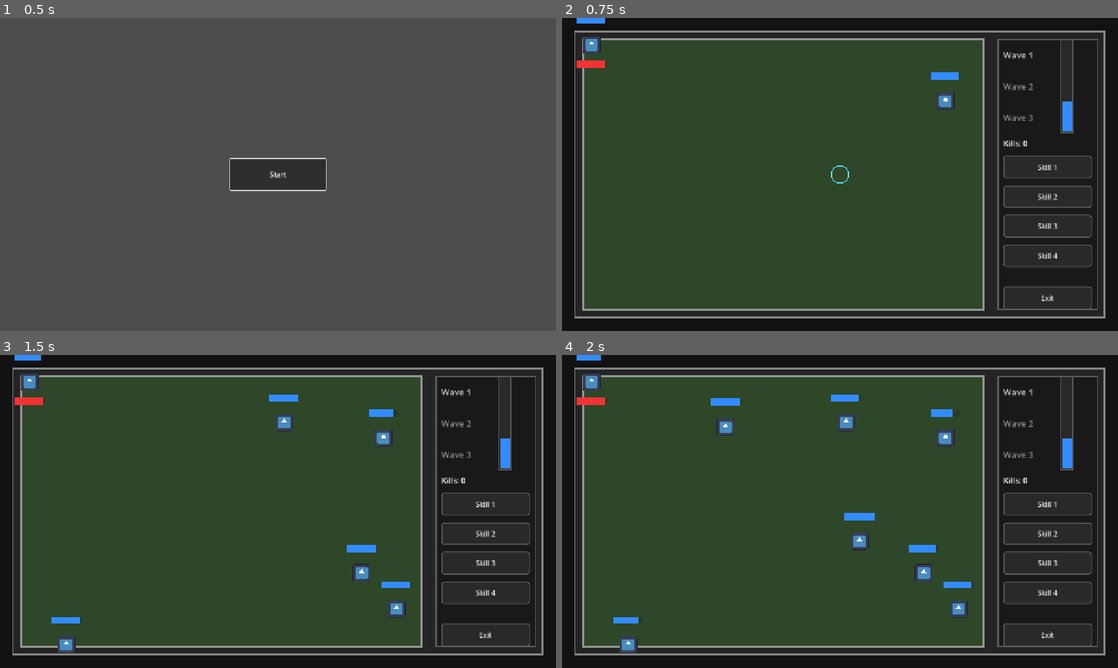
Above: before the commit, frames 1-4 (two rows, left to right).
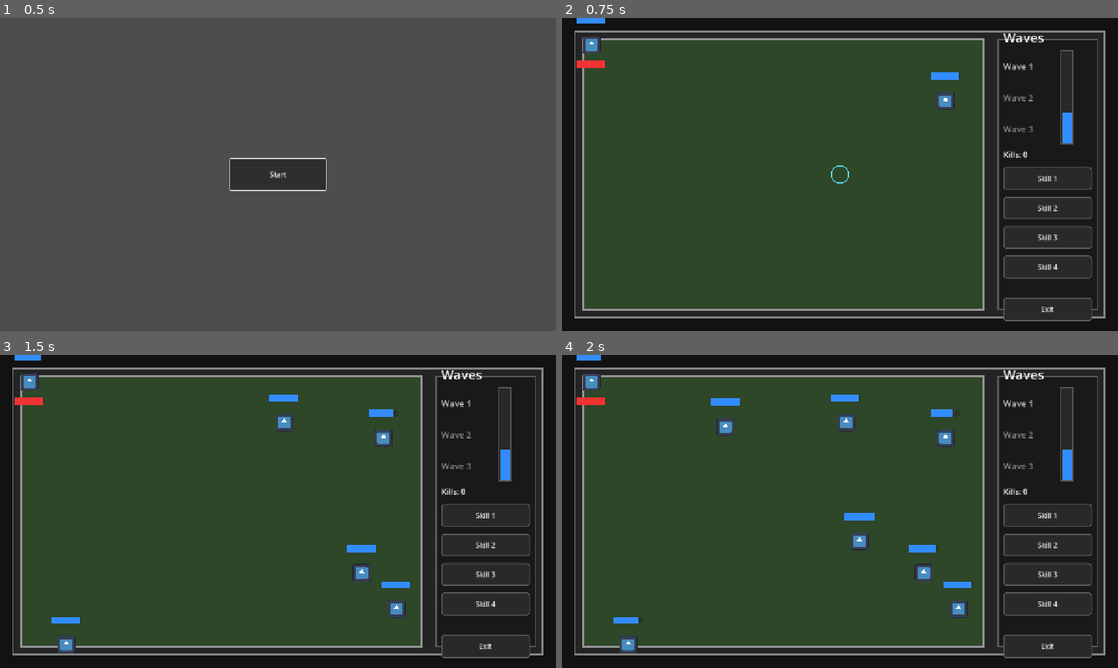
Above: after the commit, the same moments.

Repository: Tapot/ld59
Game: Godot game, scene res://scenes/flow/main_menu.tscn
Two runs of this game, one before a commit and one after it. Both use one fixed random seed, a clock stepped at 60 frames per second and the inputs below. Before the commit the project starts from res://scenes/main.tscn. The engine's default icon, where the game draws it, is replaced by a stand-in: a white triangle on a blue panel in a dark square.
Inputs:
- Up to frame 1 (0.5 s): no input
- Up to frame 2 (0.75 s): click "Start" at 0.5 s
- Up to frame 3 (1.5 s): click "Skill 1" at 1.25 s
- Up to frame 4 (2 s): no input

Frame 1 is identical in both runs. In frame 2, 2.3% of the frame differs, in the area x 79-96%, y 4-97%; in frame 3, 2.3%; in frame 4, 2.3%.

Commit message:
some refactoring

Diff:
--- a/project.godot
+++ b/project.godot
@@ -12,7 +12,7 @@
 
 config/name="ld59"
 config/description="Jam-ready Godot project configured for desktop and itch.io exports."
-run/main_scene="res://scenes/main.tscn"
+run/main_scene="res://scenes/flow/main_menu.tscn"
 config/features=PackedStringArray("4.6", "GL Compatibility")
 config/icon="res://icon.svg"
 
@@ -21,7 +21,6 @@
 window/size/viewport_width=1280
 window/size/viewport_height=720
 window/stretch/mode="canvas_items"
-window/stretch/aspect="keep"
 
 [physics]
 
--- a/scenes/game.tscn
+++ b/scenes/flow/game.tscn
@@ -1,9 +1,9 @@
 [gd_scene load_steps=6 format=3 uid="uid://c7e1dbxghm7f6"]
 
-[ext_resource type="Script" path="res://scripts/game.gd" id="1_7lgk1"]
-[ext_resource type="PackedScene" path="res://scenes/monster_spawner.tscn" id="2_ortxj"]
-[ext_resource type="PackedScene" path="res://scenes/player_attack.tscn" id="3_0p8uj"]
-[ext_resource type="PackedScene" path="res://scenes/side_panel.tscn" id="4_tac4v"]
+[ext_resource type="Script" path="res://scripts/flow/game.gd" id="1_7lgk1"]
+[ext_resource type="PackedScene" path="res://scenes/gameplay/monsters/monster_spawner.tscn" id="2_ortxj"]
+[ext_resource type="PackedScene" path="res://scenes/gameplay/combat/player_attack.tscn" id="3_0p8uj"]
+[ext_resource type="PackedScene" path="res://scenes/ui/panels/side_panel.tscn" id="4_tac4v"]
 
 [sub_resource type="StyleBoxFlat" id="StyleBoxFlat_outer_frame"]
 bg_color = Color(0.14, 0.14, 0.14, 1)
--- a/scenes/main.tscn
+++ b/scenes/flow/main_menu.tscn
@@ -1,6 +1,6 @@
 [gd_scene format=3 uid="uid://hev5get3cdch"]
 
-[ext_resource type="Script" uid="uid://e7tfpn5m1xb8" path="res://scripts/main_menu.gd" id="1_m6xgh"]
+[ext_resource type="Script" path="res://scripts/flow/main_menu.gd" id="1_m6xgh"]
 
 [node name="Main" type="Control" unique_id=1362988444]
 layout_mode = 3
--- a/scenes/player_attack.tscn
+++ b/scenes/gameplay/combat/player_attack.tscn
@@ -1,6 +1,6 @@
 [gd_scene format=3 uid="uid://dapf5s62dvs6b"]
 
-[ext_resource type="Script" path="res://scripts/player_attack.gd" id="1_j4upo"]
+[ext_resource type="Script" path="res://scripts/gameplay/combat/player_attack.gd" id="1_j4upo"]
 
 [sub_resource type="CircleShape2D" id="CircleShape2D_q1an7"]
 radius = 20.0
--- a/scenes/monster.tscn
+++ b/scenes/gameplay/monsters/monster.tscn
@@ -1,6 +1,6 @@
 [gd_scene load_steps=5 format=3 uid="uid://1yap0r6rcpm0"]
 
-[ext_resource type="Script" uid="uid://gkwqxoca1w5j" path="res://scripts/monster.gd" id="1_kofnl"]
+[ext_resource type="Script" path="res://scripts/gameplay/monsters/monster.gd" id="1_kofnl"]
 [ext_resource type="Texture2D" uid="uid://bwjo61mfxng88" path="res://icon.svg" id="2_5ir18"]
 
 [sub_resource type="CircleShape2D" id="CircleShape2D_h6n5d"]
--- a/scenes/monster_spawner.tscn
+++ b/scenes/gameplay/monsters/monster_spawner.tscn
@@ -1,6 +1,6 @@
 [gd_scene format=3 uid="uid://bpoa7e3383ldj"]
 
-[ext_resource type="Script" path="res://scripts/monster_spawner.gd" id="1_v6g1c"]
+[ext_resource type="Script" path="res://scripts/gameplay/monsters/monster_spawner.gd" id="1_v6g1c"]
 
 [node name="MonsterSpawner" type="Node"]
 script = ExtResource("1_v6g1c")
--- a/scenes/side_panel.tscn
+++ b/scenes/ui/panels/side_panel.tscn
@@ -1,6 +1,6 @@
 [gd_scene format=3 uid="uid://dmu86ak4hyk1b"]
 
-[ext_resource type="PackedScene" path="res://scenes/wave_ui.tscn" id="1_0wl7k"]
+[ext_resource type="PackedScene" path="res://scenes/ui/widgets/wave_ui.tscn" id="1_0wl7k"]
 
 [sub_resource type="StyleBoxFlat" id="StyleBoxFlat_side_panel"]
 bg_color = Color(0.1, 0.1, 0.1, 1)
--- a/scripts/game.gd
+++ b/scripts/flow/game.gd
@@ -2,15 +2,13 @@
 extends Control
 
 
-const MAIN_SCENE_PATH: String = "res://scenes/main.tscn"
+const MAIN_SCENE_PATH: String = "res://scenes/flow/main_menu.tscn"
 const WAVE_PROGRESS_COLORS: Array[Color] = [
 	Color(0.2, 0.55, 1.0, 1.0),
 	Color(1.0, 0.68, 0.18, 1.0),
 	Color(0.34, 0.86, 0.42, 1.0)
 ]
 
-
-@export var monsters: Array[Monster] = []
 
 @onready var monster_spawner: MonsterSpawner = $OuterFrame/PlayfieldFrame/World/MonsterSpawner
 @onready var wave_label: Label = $OuterFrame/SidePanel/SidePanelMargin/SidePanelContent/WaveUi/WaveLabel
@@ -23,28 +21,26 @@
 @onready var exit_button: Button = $OuterFrame/SidePanel/SidePanelMargin/SidePanelContent/ExitButton
 
 var _kill_count: int = 0
+var _monsters: Array[Monster] = []
 var _wave_labels: Array[Label] = []
 
 
 func _ready() -> void:
 	_wave_labels = [wave1_label, wave2_label, wave3_label]
-	wave_label.visible = false
 	monster_spawner.monster_spawned.connect(_on_monster_spawned)
 	monster_spawner.wave_started.connect(_on_wave_started)
 	monster_spawner.all_waves_completed.connect(_on_all_waves_completed)
+	wave_progress_track.resized.connect(_refresh_wave_ui)
 	exit_button.pressed.connect(_on_exit_button_pressed)
-	_update_wave_waiting_ui()
-
-
-func _process(_delta: float) -> void:
-	_update_wave_waiting_ui()
+	_refresh_kills_ui()
+	call_deferred("_refresh_wave_ui")
 
 
 func add_monster(monster: Monster) -> void:
-	if monsters.has(monster):
+	if _monsters.has(monster):
 		return
 
-	monsters.append(monster)
+	_monsters.append(monster)
 	monster.died.connect(_on_monster_died, CONNECT_ONE_SHOT)
 	monster.tree_exited.connect(_on_monster_tree_exited.bind(monster), CONNECT_ONE_SHOT)
 
@@ -53,28 +49,24 @@
 	add_monster(monster)
 
 
-func _on_wave_started(wave_number: int) -> void:
-	_apply_wave_progress(
-		float(wave_number) / float(maxi(1, monster_spawner.get_total_waves())),
-		wave_number,
-		maxi(1, monster_spawner.get_total_waves())
-	)
+func _on_wave_started(_wave_number: int) -> void:
+	_refresh_wave_ui()
 
 
 func _on_all_waves_completed() -> void:
-	_update_wave_waiting_ui()
+	_refresh_wave_ui()
 
 
 func _on_monster_died(_monster: Monster) -> void:
 	_kill_count += 1
-	kills_label.text = "Kills: %d" % _kill_count
+	_refresh_kills_ui()
 
 
 func _on_monster_tree_exited(monster: Monster) -> void:
-	monsters.erase(monster)
+	_monsters.erase(monster)
 
 
-func _update_wave_waiting_ui() -> void:
+func _refresh_wave_ui() -> void:
 	var total_waves: int = maxi(1, monster_spawner.get_total_waves())
 	var current_wave_number: int = monster_spawner.get_current_wave_number()
 	var progress_value: float = 0.0
@@ -87,6 +79,10 @@
 	_apply_wave_progress(progress_value, current_wave_number, total_waves)
 
 
+func _refresh_kills_ui() -> void:
+	kills_label.text = "Kills: %d" % _kill_count
+
+
 func _apply_wave_progress(progress_value: float, current_wave_number: int, total_waves: int) -> void:
 	var clamped_progress: float = clampf(progress_value, 0.0, 1.0)
 	var track_height: float = wave_progress_track.size.y - 8.0
@@ -94,6 +90,7 @@
 	wave_progress_fill.position.y = 4.0 + (track_height - fill_height)
 	wave_progress_fill.size.y = fill_height
 	wave_progress_fill.color = _get_wave_progress_color(current_wave_number)
+	wave_label.visible = total_waves > 0
 
 	for index: int in _wave_labels.size():
 		var label: Label = _wave_labels[index]
--- a/scripts/main_menu.gd
+++ b/scripts/flow/main_menu.gd
@@ -1,7 +1,7 @@
 extends Control
 
 
-const GAME_SCENE_PATH: String = "res://scenes/game.tscn"
+const GAME_SCENE_PATH: String = "res://scenes/flow/game.tscn"
 
 
 func _ready() -> void:
--- a/scripts/player_attack.gd
+++ b/scripts/gameplay/combat/player_attack.gd
@@ -97,13 +97,6 @@
 	cursor_ring.scale = Vector2(scale_factor, scale_factor)
 
 
-func _clamp_to_attack_bounds(target_position: Vector2) -> Vector2:
-	return Vector2(
-		clampf(target_position.x, attack_bounds_position.x, attack_bounds_position.x + attack_bounds_size.x),
-		clampf(target_position.y, attack_bounds_position.y, attack_bounds_position.y + attack_bounds_size.y)
-	)
-
-
 func _clear_targeted_monsters() -> void:
 	var monsters_to_release: Array[Monster] = _targeted_monsters.duplicate()
 	for monster: Monster in monsters_to_release:
--- a/scripts/monster.gd
+++ b/scripts/gameplay/monsters/monster.gd
@@ -32,8 +32,8 @@
 var hp: float = 0.0
 var max_lifetime: float = 0.0
 var remaining_lifetime: float = 0.0
-var spawn_position: Vector2
-var walk_target: Vector2
+var spawn_position: Vector2 = Vector2.ZERO
+var walk_target: Vector2 = Vector2.ZERO
 var is_walking: bool = false
 var _lifetime_slow_count: int = 0
 var _lifetime_slow_scale: float = 1.0
--- a/scripts/monster_spawner.gd
+++ b/scripts/gameplay/monsters/monster_spawner.gd
@@ -9,7 +9,6 @@
 
 @export var monster_scene: PackedScene
 @export var monster_container_path: NodePath
-@export var monsters: Array[Monster] = []
 @export var waves: Array[int] = [10, 20, 35]
 @export var time_between_waves: Array[float] = [0.0, 10.3]
 @export var spawn_group_sizes: Array[int] = [2, 3, 4]
@@ -24,6 +23,7 @@
 var _monster_container: Node2D
 var _current_wave_index: int = -1
 var _remaining_to_spawn_in_wave: int = 0
+var _alive_monsters: Array[Monster] = []
 var _is_waiting_for_next_wave: bool = false
 var _current_wave_delay_duration: float = 0.0
 var _wave_is_active: bool = false
@@ -33,7 +33,7 @@
 func _ready() -> void:
 	_monster_container = get_node_or_null(monster_container_path) as Node2D
 	if monster_scene == null:
-		monster_scene = load("res://scenes/monster.tscn")
+		monster_scene = load("res://scenes/gameplay/monsters/monster.tscn")
 
 	wave_timer.timeout.connect(_on_wave_timer_timeout)
 	group_timer.timeout.connect(_on_group_timer_timeout)
@@ -106,11 +106,17 @@
 		_on_wave_spawn_completed()
 		return
 
-	var group_size: int = _pick_group_size()
-	for _index in group_size:
-		_spawn_monster()
-
-	_remaining_to_spawn_in_wave -= group_size
+	var requested_group_size: int = _pick_group_size()
+	var spawned_count: int = 0
+	for _index: int in requested_group_size:
+		if _spawn_monster():
+			spawned_count += 1
+
+	_remaining_to_spawn_in_wave = maxi(0, _remaining_to_spawn_in_wave - spawned_count)
+	if spawned_count <= 0:
+		_finish_all_waves()
+		return
+
 	if _remaining_to_spawn_in_wave > 0:
 		group_timer.start(time_between_groups)
 	else:
@@ -121,31 +127,33 @@
 	_wave_is_active = false
 	group_timer.stop()
 
-	if monsters.is_empty():
+	if _alive_monsters.is_empty():
 		_schedule_next_wave(0.0)
 		return
 
-	_schedule_next_wave(_get_wave_delay(_current_wave_index + 1))
-
-
-func _spawn_monster() -> void:
-	if _waves_completed:
-		return
+	_is_waiting_for_next_wave = false
+	_current_wave_delay_duration = 0.0
+
+
+func _spawn_monster() -> bool:
+	if _waves_completed:
+		return false
 
 	if _monster_container == null or not is_instance_valid(_monster_container):
-		return
+		return false
 
 	var monster: Monster = monster_scene.instantiate() as Monster
 	if monster == null:
-		return
+		return false
 
 	monster.position = _random_spawn_position()
 	monster.spawn_position = monster.position
 	monster.move_bounds_position = spawn_rect_position
 	monster.move_bounds_size = spawn_rect_size
-	monsters.append(monster)
+	_alive_monsters.append(monster)
 	monster.tree_exited.connect(_on_monster_tree_exited.bind(monster), CONNECT_ONE_SHOT)
 	_add_spawned_monster.call_deferred(monster)
+	return true
 
 
 func _pick_group_size() -> int:
@@ -179,7 +187,7 @@
 
 
 func _on_monster_tree_exited(monster: Monster) -> void:
-	monsters.erase(monster)
+	_alive_monsters.erase(monster)
 
 	if not _can_run_runtime():
 		return
@@ -193,11 +201,10 @@
 	if _remaining_to_spawn_in_wave > 0:
 		return
 
-	if not monsters.is_empty():
-		return
-
-	if _is_waiting_for_next_wave:
-		_start_next_wave()
+	if not _alive_monsters.is_empty():
+		return
+
+	_schedule_next_wave(0.0)
 
 
 func _finish_all_waves() -> void:
Renamed: scenes/wave_ui.tscn -> scenes/ui/widgets/wave_ui.tscn
Renamed: scripts/game.gd.uid -> scripts/flow/game.gd.uid
Renamed: scripts/main_menu.gd.uid -> scripts/flow/main_menu.gd.uid
Renamed: scripts/player_attack.gd.uid -> scripts/gameplay/combat/player_attack.gd.uid
Renamed: scripts/monster.gd.uid -> scripts/gameplay/monsters/monster.gd.uid
Renamed: scripts/monster_spawner.gd.uid -> scripts/gameplay/monsters/monster_spawner.gd.uid
